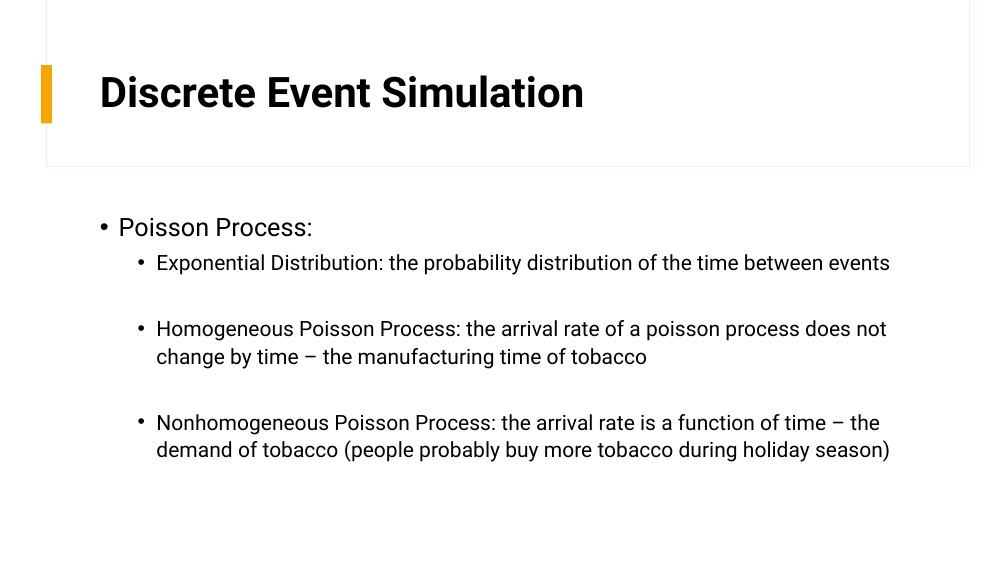
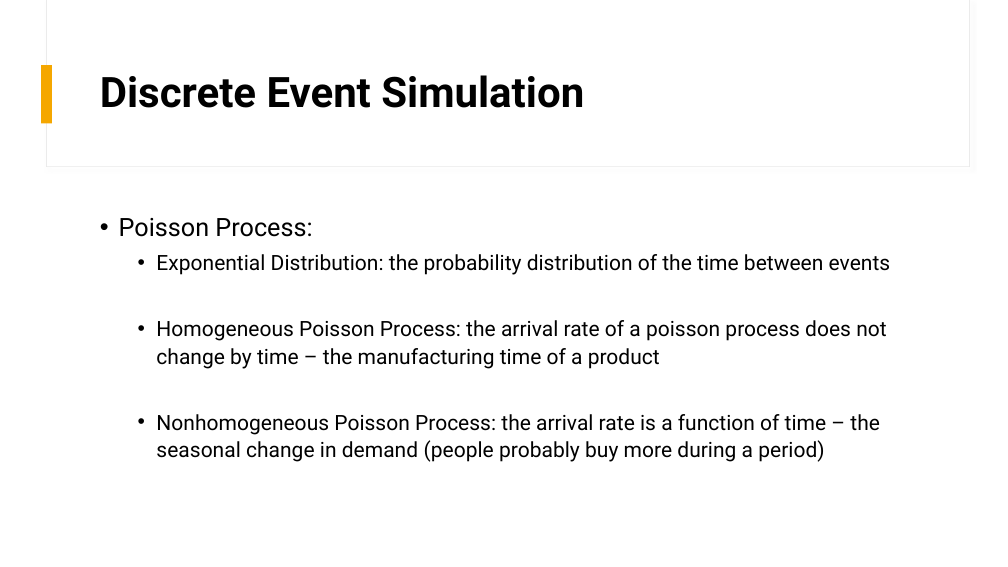
Before and after one commit to r50206v/E4404-Simulation-Project, a slide deck: slide 5 of presentation.pptx. Drawn at 1008x567 pixels with LibreOffice and Linux fonts; fonts in the diff are those of the drawing. Boxes give left, top, right and bottom in pixels: in the first picture for what was removed or moved away, otherwise in the second. Text is boxed around its words. In the diff, an @@ line names an element or a change of style, - is before the commit and + after.

```diff
--- a/presentation.pptx
+++ b/presentation.pptx
@@ text at [156, 320, 886, 462]: text changed @@
-  • Homogeneous Poisson Process: the arrival rate of a poisson process does not change by time – the manufacturing time of tobacco
-  • Nonhomogeneous Poisson Process: the arrival rate is a function of time – the demand of tobacco (people probably buy more tobacco during holiday season)
+  • Homogeneous Poisson Process: the arrival rate of a poisson process does not change by time – the manufacturing time of a product
+  • Nonhomogeneous Poisson Process: the arrival rate is a function of time – the seasonal change in demand (people probably buy more during a period)
```
Also in this commit, not shown: 4 other slides changed.
